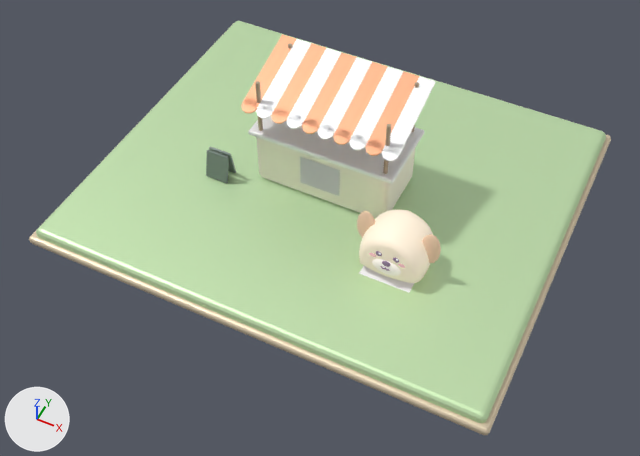
An edit to the glTF model game/art/models/buildings/arcade/building_arcade_L02.glb, drawn before and after from the same camera.
Before and after are seen from a 50 mm lens placed at (15.4, -32.8, 36.1), pointed at (0.8, -3.6, -0.3). Lighting does not change. The marker at lower left points along +X, +Y and +Z. The first picture is the older version. Where no turn or scale is listed for an object, it has been applied to the vertices.
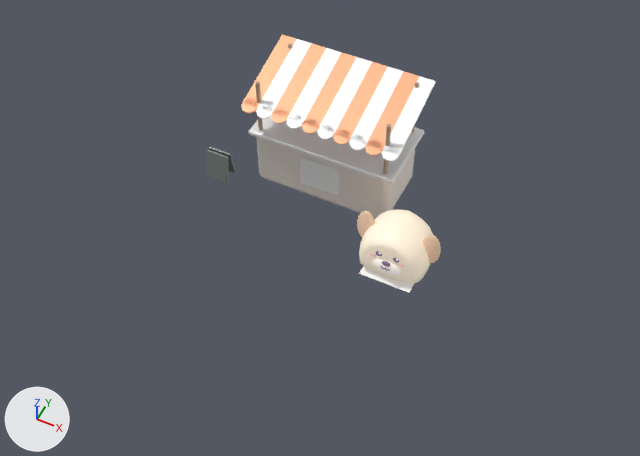
Changed parts and their boxes (x1, y1, x2, y2) in the pictures (640 x 456 px):
'Mesh_18', deleted (green)
    before: (36, 21, 606, 423)
'Mesh_19', deleted
    before: (29, 26, 611, 435)

What changed in the scene script:
```text
Remove ob_mesh_18:
    ob_mesh_18 = bpy.data.objects.new('Mesh_18', me_mesh_18)
    ob_mesh_18.location = (0.0, 0.0, 0.0)
Remove ob_mesh_19:
    ob_mesh_19 = bpy.data.objects.new('Mesh_19', me_mesh_19)
    ob_mesh_19.location = (0.0, 0.0, 0.0)
```
